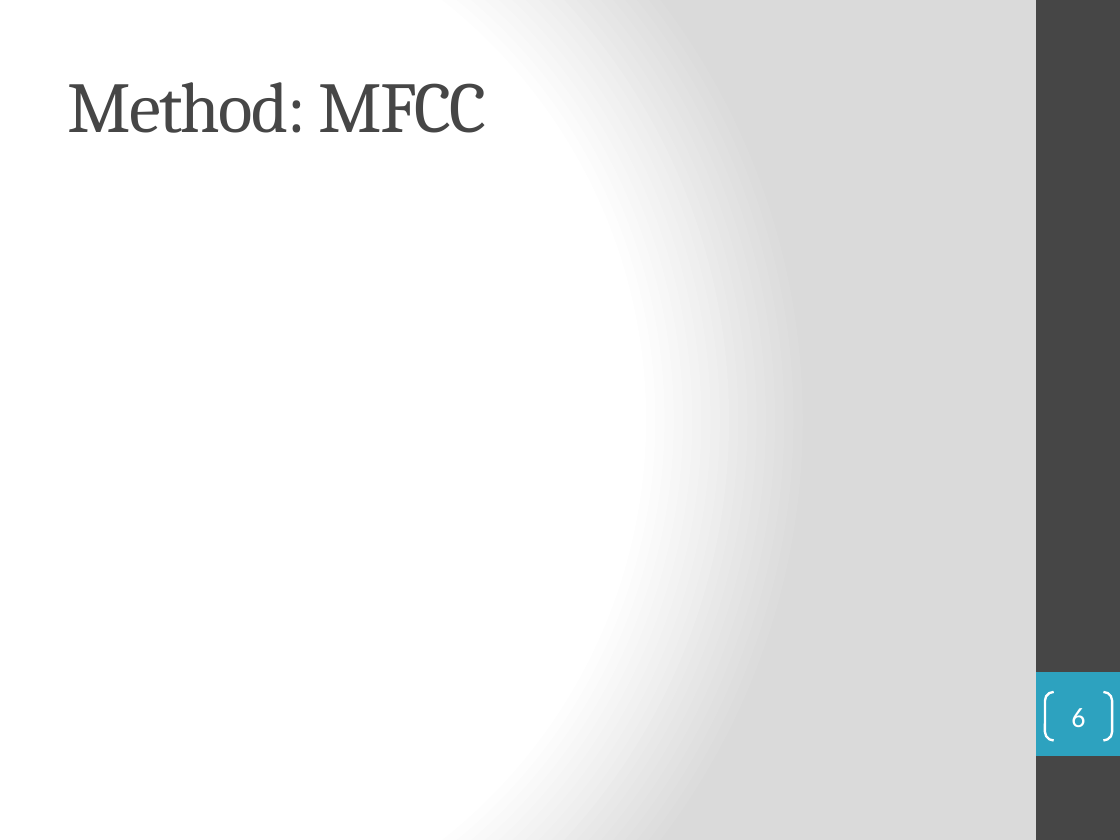
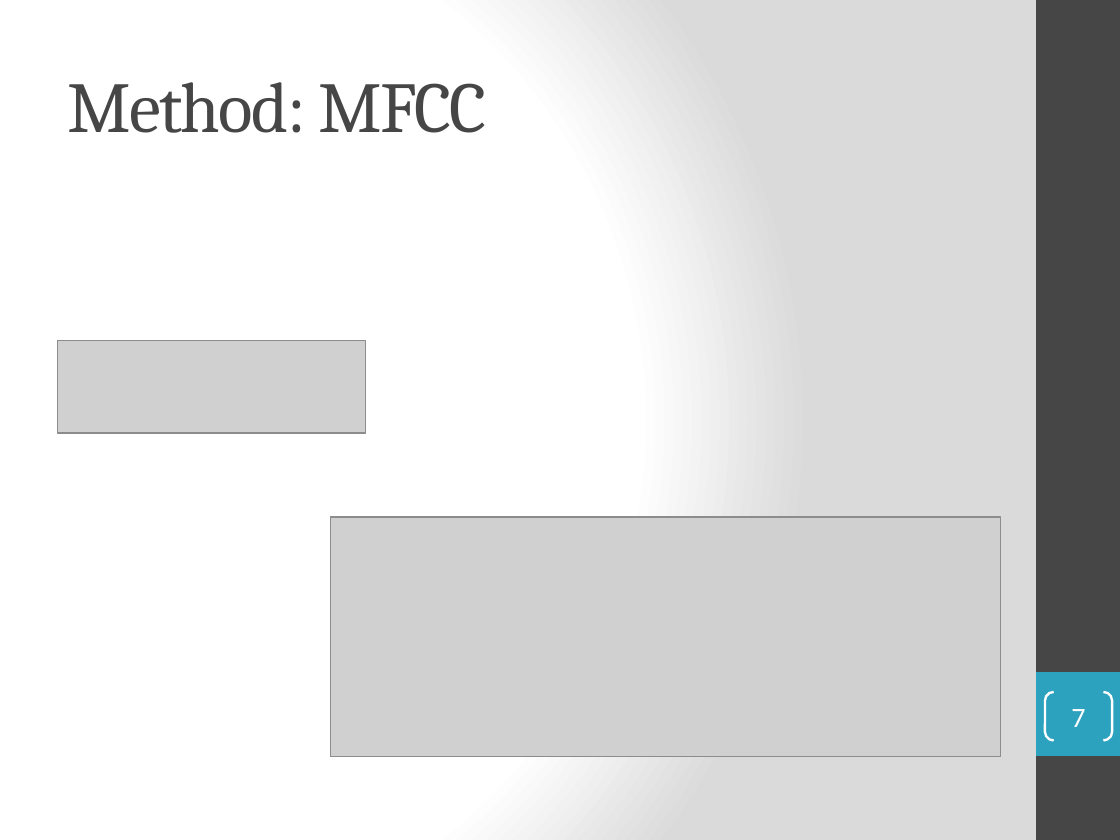
Before and after one commit to Ralleg314/TFG, a slide deck: slide 7 of Presentation.pptx (slide 6 before the commit). Drawn at 1120x840 pixels with LibreOffice and Linux fonts; fonts in the diff are those of the drawing; grey boxes stand for pictures. Boxes give left, top, right and bottom in pixels: in the first picture for what was removed or moved away, otherwise in the second. Text is boxed around its words. In the diff, an @@ line names an element or a change of style, - is before the commit and + after.

```diff
--- a/Presentation.pptx
+++ b/Presentation.pptx
@@ picture added at (57, 340, 365, 433) @@
@@ picture added at (330, 517, 1000, 757) @@
@@ page number at (1071, 709, 1085, 727): text changed @@
-6
+7
```
Also in this commit, not shown: 8 other slides changed, 6 slides added, 4 slides removed, 1 other file.
